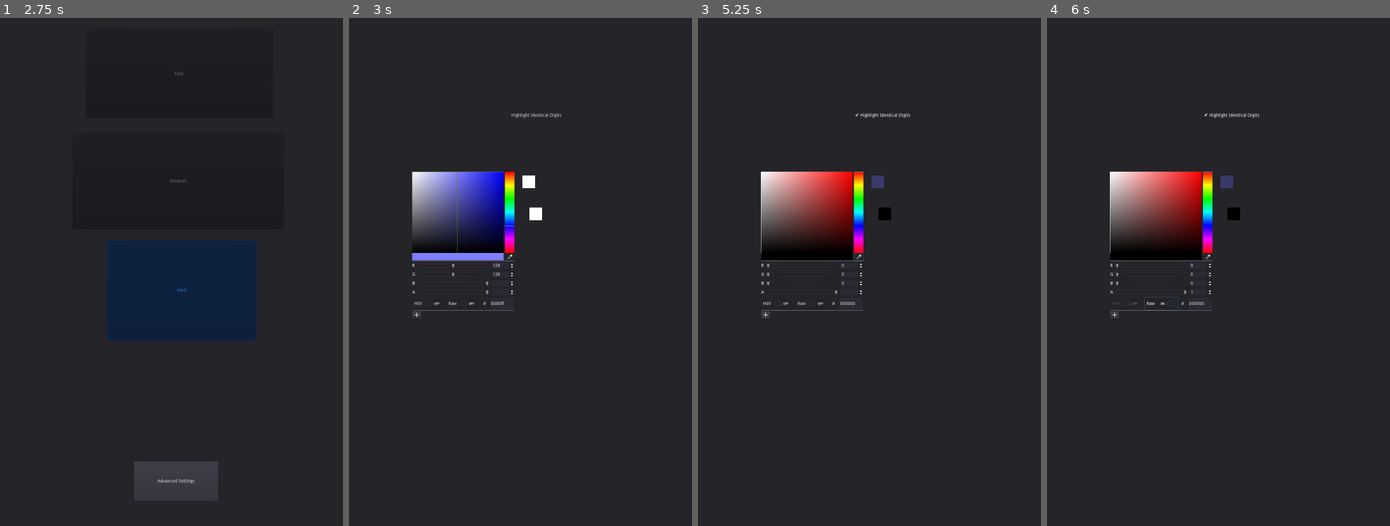
Above: before the commit, frames 1-4 (left to right).
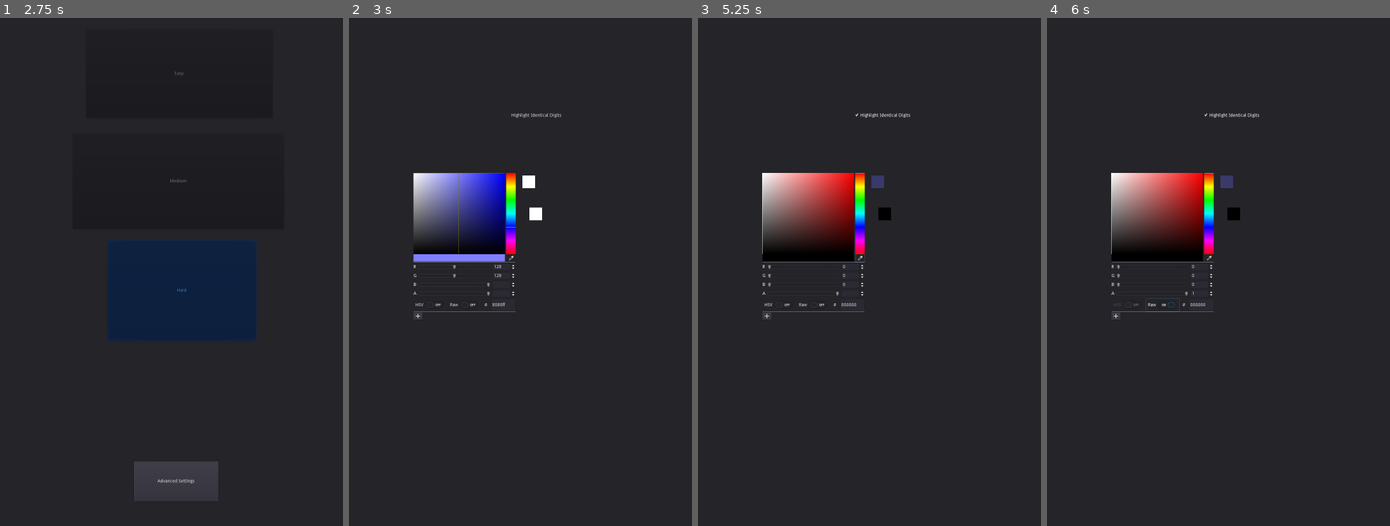
Above: after the commit, the same moments.

Repository: UnrealisticDino/sudoku
Game: Godot game, scene res://Scenes/MainMenu.tscn
Two runs of this game, one before a commit and one after it. Both use one fixed random seed, a clock stepped at 60 frames per second and the inputs below.
Inputs (mouse positions are in pixels of both pictures, inside the frame that each line leads up to):
- Up to frame 1 (2.75 s): click "Settings" at 0.5 s; click "Medium" at 1.25 s; click "Hard" at 2 s
- Up to frame 2 (3 s): click "Advanced Settings" at 2.75 s
- Up to frame 3 (5.25 s): click "Highlight Identical Digits" at 3.5 s; click (859, 256) at 4.25 s; click "HSV" at 5 s
- Up to frame 4 (6 s): click "Raw" at 5.75 s

Frame 1 is identical in both runs. In frame 2, 1.0% of the frame differs, in the area x 18-49%, y 30-60%; in frame 3, 0.8%; in frame 4, 0.8%.
Error before the commit: Attempt to call function 'generate_puzzle' in base 'null instance' on a null instance. (res://Scenes/Global.gd:74)

Commit message:
easy mode

Diff:
--- a/Scenes/AdvancedSettings.tscn
+++ b/Scenes/AdvancedSettings.tscn
@@ -28,10 +28,10 @@
 script = ExtResource( 2 )
 
 [node name="HighlightColorPicker" type="ColorPicker" parent="."]
-margin_left = 195.0
-margin_top = 480.0
-margin_right = 517.0
-margin_bottom = 942.0
+margin_left = 199.0
+margin_top = 484.0
+margin_right = 521.0
+margin_bottom = 946.0
 
 [node name="SelectedCellPreview" type="Panel" parent="."]
 margin_left = 568.0
--- a/Scenes/Global.gd
+++ b/Scenes/Global.gd
@@ -8,57 +8,37 @@
 var selected_cell_color = Color(0.5, 0.5, 1, 1)  # Default blueish color for the selected cell
 var identical_digits_color = Color(0.5, 0.5, 1, 0.5)  # Default derived color with added transparency
 var game_background_texture = preload("res://DefaultSprites/Backgound.png")
+var PuzzleGenerator = preload("res://Scenes/PuzzleGenerator.gd").new()
 var puzzle = []
 var difficulty = "Easy"
 
-# Techniques for puzzle generation
-var techniques = {
-	"use_full_house": true,
-	"use_naked_singles": true,
-	"use_hidden_singles": true,
-	"use_naked_pairs": true,
-	"use_hidden_pairs": true,
-	"use_naked_triples": true,
-	"use_hidden_triples": true,
-	"use_naked_quads": true,
-	"use_hidden_quads": true,
-	"use_pointing_pairs": true,
-	"use_pointing_triples": true,
-	"use_box_line_reduction": true,
-	"use_locked_candidates": true,
-	"use_x_wing": true,
-	"use_swordfish": true,
-	"use_jellyfish": true,
-	"use_simple_coloring": true,
-	"use_xyz_wing": true,
-	"use_w_wing": true,
-	"use_skyscraper": true,
-	"use_two_string_kite": true,
-	"use_empty_rectangle": true,
-	"use_unique_rectangles": true,
-	"use_finned_x_wing": true,
-	"use_finned_swordfish": true,
-	"use_finned_jellyfish": true,
-	"use_als_xz": true,
-	"use_als_xy_wing": true,
-	"use_death_blossom": true,
-	"use_bug": true,
-	"use_forcing_chains": true,
-	"use_forcing_nets": true,
-	"use_y_wing_style": true,
-	"use_remote_pairs": true,
-	"use_grouped_x_cycles": true,
-	"use_3d_medusa": true
-}
+const GENERATED_COLOR = Color(0.5, 0.5, 0.5)  # Gray color for generated numbers
+const PLAYER_COLOR = Color(1, 1, 1)  # White color for player numbers
 
 func _ready():
 	randomize()
 	load_selected_cell_color()
 	if not puzzle_generated:
-		request_puzzle_generation()
+		filled_sudoku = generate_full_grid()
+		puzzle_generated = true
+		print("Generated sudoku grid:")
+		for row in filled_sudoku:
+			print(row)
+	var config = ConfigFile.new()
 	var err = config.load("user://settings.cfg")
 	if err == OK:
 		highlight_identical_digits = config.get_value("settings", "highlight_identical_digits", false) # Default to false if not found
+
+func send_and_receive_grid(grid):
+	# Send the grid to PuzzleGenerator
+	PuzzleGenerator.receive_completed_grid(grid)
+
+	# Receive the generated puzzle from PuzzleGenerator
+	puzzle = PuzzleGenerator.temp_puzzle  # Assuming PuzzleGenerator stores the generated puzzle in a variable named temp_puzzle
+
+	# Print the received puzzle
+	for row in puzzle:
+		print(row)
 
 func load_selected_cell_color():
 	config.load("user://settings.cfg")
@@ -70,9 +50,57 @@
 	highlight_identical_digits = value
 	print("Highlight identical digits:", highlight_identical_digits) # Debugging print statement
 
-func request_puzzle_generation():
-	puzzle = $PuzzleGenerator.generate_puzzle(techniques, difficulty)
-	puzzle_generated = true
+func generate_full_grid():
+	var grid = []
+	for row in range(9):
+		var row_data = []
+		for col in range(9):
+			row_data.append(0)
+		grid.append(row_data)
+	# Fill the diagonal 3x3 subgrids
+	for i in range(0, 9, 3):
+		fill_subgrid(grid, i, i)
+	# Fill the remaining cells
+	solve_grid(grid)
+	return grid
+
+func fill_subgrid(grid, row, col):
+	var numbers = [1, 2, 3, 4, 5, 6, 7, 8, 9]
+	numbers.shuffle()
+	for i in range(3):
+		for j in range(3):
+			grid[row + i][col + j] = numbers.pop_front()
+
+func solve_grid(grid):
+	var empty_cell = find_empty_cell(grid)
+	if empty_cell == null:
+		return true # Puzzle is solved
+
+	var row = empty_cell[0]
+	var col = empty_cell[1]
+
+	for num in range(1, 10):
+		if is_safe_to_place_number(grid, row, col, num):
+			grid[row][col] = num
+			if solve_grid(grid):
+				return true # Continue if the solution is found
+			grid[row][col] = 0 # Backtrack if no solution is found
+
+	return false # Trigger backtracking
+
+func find_empty_cell(grid):
+	for row in range(9):
+		for col in range(9):
+			if grid[row][col] == 0:
+				return [row, col]
+	return null
+
+func is_safe_to_place_number(grid, row, col, num):
+	# Check row, column, and 3x3 subgrid
+	for x in range(9):
+		if grid[row][x] == num or grid[x][col] == num or grid[row - row % 3 + int(x / 3)][col - col % 3 + x % 3] == num:
+			return false
+	return true
 
 func save_selected_cell_color(color):
 	selected_cell_color = color
--- a/Scenes/PuzzleGenerator.gd
+++ b/Scenes/PuzzleGenerator.gd
@@ -3,85 +3,160 @@
 
 var difficulty = "Easy"  # Default difficulty
 
-# This function generates a puzzle based on the provided difficulty.
-func generate_puzzle(difficulty):
-	var puzzle = _create_base_puzzle()  # Create a base solved puzzle
-	puzzle = _remove_numbers_based_on_difficulty(puzzle, difficulty)
+# Function to receive the filled Sudoku from Global.gd
+func receive_completed_grid(grid):
+	# Update techniques based on difficulty
+	update_techniques_based_on_difficulty(Global.difficulty)
+
+	# Generate the puzzle based on the enabled techniques
+	var generated_puzzle = generate_puzzle(grid)
+
+	# Send the generated puzzle to Global.gd using the new function
+	Global.send_and_receive_grid(generated_puzzle)
+
+# This function updates the techniques based on the provided difficulty.
+func update_techniques_based_on_difficulty(difficulty):
+	if difficulty == "Easy":
+		use_full_house = true
+		use_naked_singles = true
+		use_hidden_singles = true
+	# ... [handle other difficulties if needed]
+
+# This function generates a puzzle based on the enabled techniques.
+func generate_puzzle(filled_sudoku):
+	var puzzle = filled_sudoku.duplicate()
+
+	# Flatten the puzzle to a list of cell coordinates
+	var cells_to_try_removing = _get_all_cells_in_random_order()
+	var digit_removed = true  # Initialize variable to keep track of whether a digit was removed in the last iteration
+
+	while digit_removed:  # Continue until no more digits can be removed
+		digit_removed = false  # Reset the flag at the start of each loop
+		for cell in cells_to_try_removing:
+			var original_value = puzzle[cell.x][cell.y]
+			if original_value == 0:  # Skip if the cell is already empty
+				continue
+
+			puzzle[cell.x][cell.y] = 0  # Temporarily remove the number
+
+			# Check if the puzzle can still be solved using enabled techniques
+			if not _is_solvable_with_enabled_techniques(puzzle, cell):
+				puzzle[cell.x][cell.y] = original_value  # If not, restore the number
+			else:
+				digit_removed = true  # If yes, update the flag
+				puzzle = puzzle
+				print(puzzle)
+		# Re-shuffle the cells for the next iteration to try removing digits in a different order
+		cells_to_try_removing.shuffle()
+
 	return puzzle
 
-# Create a base solved puzzle
-func _create_base_puzzle():
-	var grid = []
-	for row in range(9):
-		var row_data = []
-		for col in range(9):
-			row_data.append(0)
-		grid.append(row_data)
-	# Fill the diagonal 3x3 subgrids
-	for i in range(0, 9, 3):
-		_fill_subgrid(grid, i, i)
-	# Fill the remaining cells
-	_solve_grid(grid)
-	return grid
+func _get_all_cells_in_random_order():
+	var cells = []
+	for i in range(9):
+		for j in range(9):
+			cells.append(Vector2(i, j))
+	cells.shuffle()
+	return cells
 
-# Fill a 3x3 subgrid
-func _fill_subgrid(grid, row, col):
-	var numbers = [1, 2, 3, 4, 5, 6, 7, 8, 9]
-	numbers.shuffle()
+func _is_solvable_with_enabled_techniques(puzzle, cell):
+	var temp_puzzle = puzzle.duplicate()
+	# Check if the cell is already filled
+	if temp_puzzle[cell.x][cell.y] != 0:
+		return false
+
+	# Apply Naked Singles Technique on the specific cell
+	if use_naked_singles and _apply_naked_single_on_cell(temp_puzzle, cell):
+		return temp_puzzle
+
+	# Apply Hidden Singles Technique on the specific cell
+#	if use_hidden_singles and _apply_hidden_single_on_cell(temp_puzzle, cell):
+#		return temp_puzzle
+
+	# ... Add other techniques here for the specific cell
+
+	# If no technique could fill the cell, return false
+	return false
+
+func _apply_naked_single_on_cell(puzzle, cell):
+	var possibilities = _get_possibilities(cell.x, cell.y, puzzle)
+	if len(possibilities) == 1:
+		puzzle[cell.x][cell.y] = possibilities[0]
+		return true
+	return false
+
+func _apply_hidden_singles(puzzle):
+	# For each row, column, and box, if a number appears as a possibility in only one cell, fill it in.
+	var made_changes = false
+	# TODO: Implement the logic for hidden singles
+	return made_changes
+
+func _apply_naked_pairs(puzzle):
+	# If two cells in a row, column, or box have the same two possibilities and only those two, remove those numbers as possibilities from other cells in that row, column, or box.
+	var made_changes = false
+	# TODO: Implement the logic for naked pairs
+	return made_changes
+
+func _get_possibilities(x, y, puzzle):
+	var possibilities = [1, 2, 3, 4, 5, 6, 7, 8, 9]
+	for i in range(9):
+		if puzzle[x][i] in possibilities:
+			possibilities.erase(puzzle[x][i])
+		if puzzle[i][y] in possibilities:
+			possibilities.erase(puzzle[i][y])
+	var start_x = int(x / 3) * 3
+	var start_y = int(y / 3) * 3
 	for i in range(3):
 		for j in range(3):
-			grid[row + i][col + j] = numbers.pop_front()
+			if puzzle[start_x + i][start_y + j] in possibilities:
+				possibilities.erase(puzzle[start_x + i][start_y + j])
+	return possibilities
 
-# Solve the grid
-func _solve_grid(grid):
-	var empty_cell = _find_empty_cell(grid)
-	if empty_cell == null:
-		return true # Puzzle is solved
+# List of techniques for each difficulty level
+var difficulty_techniques = {
+	"Easy": ["use_full_house", "use_naked_singles", "use_hidden_singles"],
+	"Intermediate": ["use_naked_pairs", "use_hidden_pairs", "use_naked_triples", "use_hidden_triples"],
+	"Advanced": ["use_naked_quads", "use_hidden_quads", "use_pointing_pairs", "use_pointing_triples"],
+	# ... Add techniques for other difficulty levels
+}
 
-	var row = empty_cell[0]
-	var col = empty_cell[1]
-
-	for num in range(1, 10):
-		if _is_safe_to_place_number(grid, row, col, num):
-			grid[row][col] = num
-			if _solve_grid(grid):
-				return true
-			grid[row][col] = 0
-
-	return false
-
-# Find an empty cell in the grid
-func _find_empty_cell(grid):
-	for row in range(9):
-		for col in range(9):
-			if grid[row][col] == 0:
-				return [row, col]
-	return null
-
-# Check if it's safe to place a number in the specified cell
-func _is_safe_to_place_number(grid, row, col, num):
-	for x in range(9):
-		if grid[row][x] == num or grid[x][col] == num or grid[row - row % 3 + int(x / 3)][col - col % 3 + x % 3] == num:
-			return false
-	return true
-
-# Remove numbers from the puzzle based on difficulty
-func _remove_numbers_based_on_difficulty(puzzle, difficulty):
-	var clues = 0
-	match difficulty:
-		"Easy":
-			clues = 35
-		"Medium":
-			clues = 25
-		"Hard":
-			clues = 20
-
-	var cells_to_remove = 81 - clues
-	while cells_to_remove > 0:
-		var row = randi() % 9
-		var col = randi() % 9
-		if puzzle[row][col] != 0:
-			puzzle[row][col] = 0
-			cells_to_remove -= 1
-
-	return puzzle
+#Basic
+var use_full_house = false
+var use_naked_singles = false
+var use_hidden_singles = false
+#Intermediate
+var use_naked_pairs = false
+var use_hidden_pairs = false
+var use_naked_triples = false
+var use_hidden_triples = false
+var use_naked_quads = false
+var use_hidden_quads = false
+var use_pointing_pairs = false
+var use_pointing_triples = false
+var use_box_line_reduction = false
+var use_locked_candidates = false
+var use_x_wing = false
+#Advanced
+var use_swordfish = false
+var use_jellyfish = false
+var use_simple_coloring = false
+var use_xyz_wing = false
+var use_w_wing = false
+var use_skyscraper = false
+var use_two_string_kite = false
+var use_empty_rectangle = false
+var use_unique_rectangles = false
+var use_finned_x_wing = false
+var use_finned_swordfish = false
+var use_finned_jellyfish = false
+#Expert
+var use_als_xz = false
+var use_als_xy_wing = false
+var use_death_blossom = false
+var use_bug = false
+var use_forcing_chains = false
+var use_forcing_nets = false
+var use_y_wing_style = false
+var use_remote_pairs = false
+var use_grouped_x_cycles = false
+var use_3d_medusa = false
--- a/Scenes/PuzzleGenerator.tscn
+++ /dev/null
@@ -1,6 +0,0 @@
-[gd_scene load_steps=2 format=2]
-
-[ext_resource path="res://PuzzleGenerator.gd" type="Script" id=1]
-
-[node name="PuzzleGenerator" type="Node"]
-script = ExtResource( 1 )
--- a/Scenes/StartGame.gd
+++ b/Scenes/StartGame.gd
@@ -6,8 +6,8 @@
 	connect("pressed", self, "_on_StartGame_pressed")
 
 func _on_StartGame_pressed():
-	# Generate the puzzle using the function from the Global singleton
-	Global.generate_puzzle_based_on_difficulty()
+	# Send the generated puzzle to PuzzleGenerator
+	Global.send_and_receive_grid(Global.filled_sudoku)
 
 	# Transition to the sudoku.tscn scene
 	get_tree().change_scene("res://Scenes/Sudoku.tscn")
